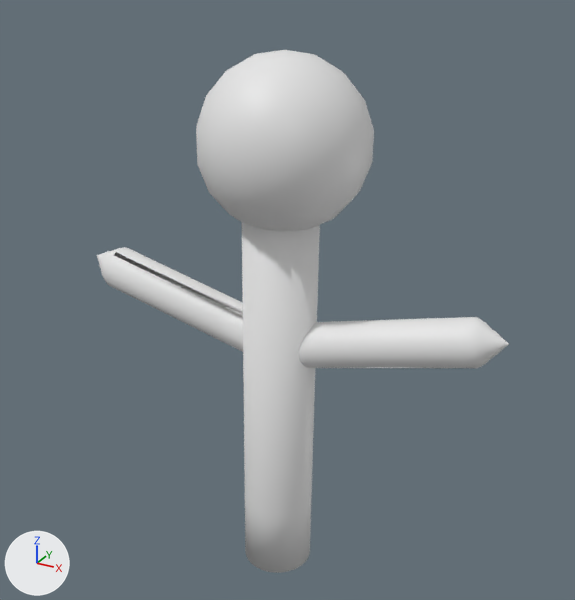
The FBX model Assets/Prefabs/Models/Humanoids/TrainingDummy/TrainingDummy.fbx, before and after one commit.
One viewpoint serves both versions: a 50 mm camera at (2.04, -2.94, 2.84) aimed at (0.35, 0.14, 1.3). Every picture has the same lights, and +X, +Y and +Z are marked at lower left. Vertices at the same position are counted once.

Objects in the first picture: 'Body', 'Head', 'LeftHand', 'RightHand'.
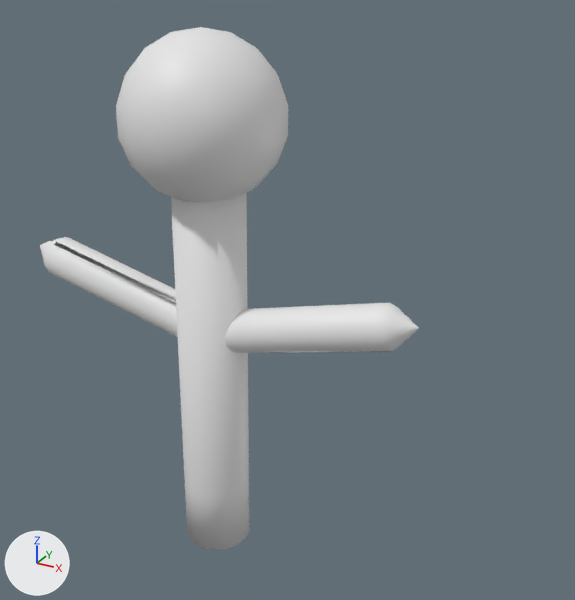
Patch to the scene script:
```diff
--- a/Assets/Prefabs/Models/Humanoids/TrainingDummy/TrainingDummy.fbx.py
+++ b/Assets/Prefabs/Models/Humanoids/TrainingDummy/TrainingDummy.fbx.py
@@ me_head @@
 me_head.from_pydata(...)  # 130 vertices, 144 faces; spans x 0.024..0.779, y -0.362..0.392, z 1.7..2.465
 # used by ob_head; location = (0.0, 0.0, 0.0)
+# me_head part 4: the whole mesh is moved by (-0.401, -0.015, -2.083)
@@ me_body @@
 me_body.from_pydata(...)  # 216 vertices, 66 faces; spans x -0.85..1.6, y -0.17..0.18, z -0.11..2.04
 # used by ob_body; location = (0.0, 0.0, 0.0)
+# me_body part 1: the whole mesh is moved by (-0.38, 0.0, -0.97)
@@ me_lefthand @@
 me_lefthand.from_pydata(...)  # 288 vertices, 224 faces; spans x -0.664..0.379, y -0.141..0.126, z 1.016..1.465
 # used by ob_lefthand; location = (0.0, 0.0, 0.0)
+# me_lefthand part 2: the whole mesh is moved by (0.137, 0.01, -1.252)
@@ me_righthand @@
 me_righthand.from_pydata(...)  # 288 vertices, 224 faces; spans x 0.383..1.433, y -0.084..0.138, z 1.017..1.45
 # used by ob_righthand; location = (0.0, 0.0, 0.0)
+# me_righthand part 3: the whole mesh is moved by (-0.899, -0.027, -1.244)
@@ ob_head @@
 ob_head = bpy.data.objects.new('Head', me_head)
-ob_head.location = (0.0, 0.0, 0.0)
+ob_head.location = (0.0, 0.0, 2.155)
@@ ob_body @@
 ob_body = bpy.data.objects.new('Body', me_body)
-ob_body.location = (0.0, 0.0, 0.0)
+ob_body.location = (0.0, 0.0, 0.957)
@@ ob_lefthand @@
 ob_lefthand = bpy.data.objects.new('LeftHand', me_lefthand)
-ob_lefthand.location = (0.0, 0.0, 0.0)
+ob_lefthand.location = (-0.524, -0.019, 1.244)
@@ ob_righthand @@
 ob_righthand = bpy.data.objects.new('RightHand', me_righthand)
-ob_righthand.location = (0.0, 0.0, 0.0)
+ob_righthand.location = (0.522, 0.008, 1.236)
```

Location of each change, (x1, y1, x2, y2) in pixels of the pictures (575 x 600 px):
'Body', moved
    before: (242, 222, 320, 573)
    after: (171, 193, 249, 550)
'Head', moved
    before: (196, 50, 374, 231)
    after: (116, 27, 288, 202)
'RightHand', moved
    before: (299, 317, 509, 368)
    after: (225, 303, 419, 353)
'LeftHand', moved
    before: (97, 247, 243, 352)
    after: (40, 237, 178, 337)
